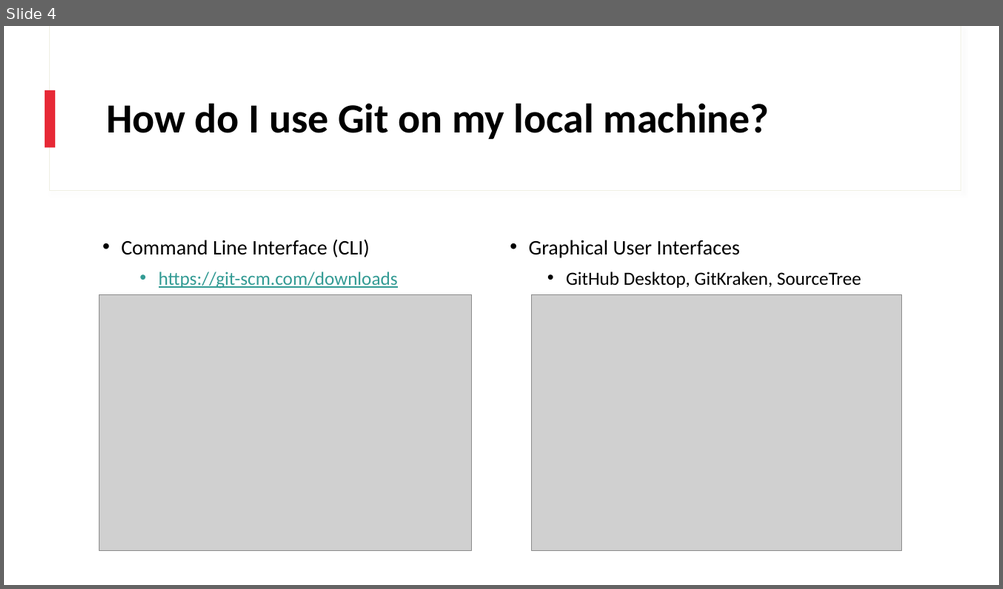
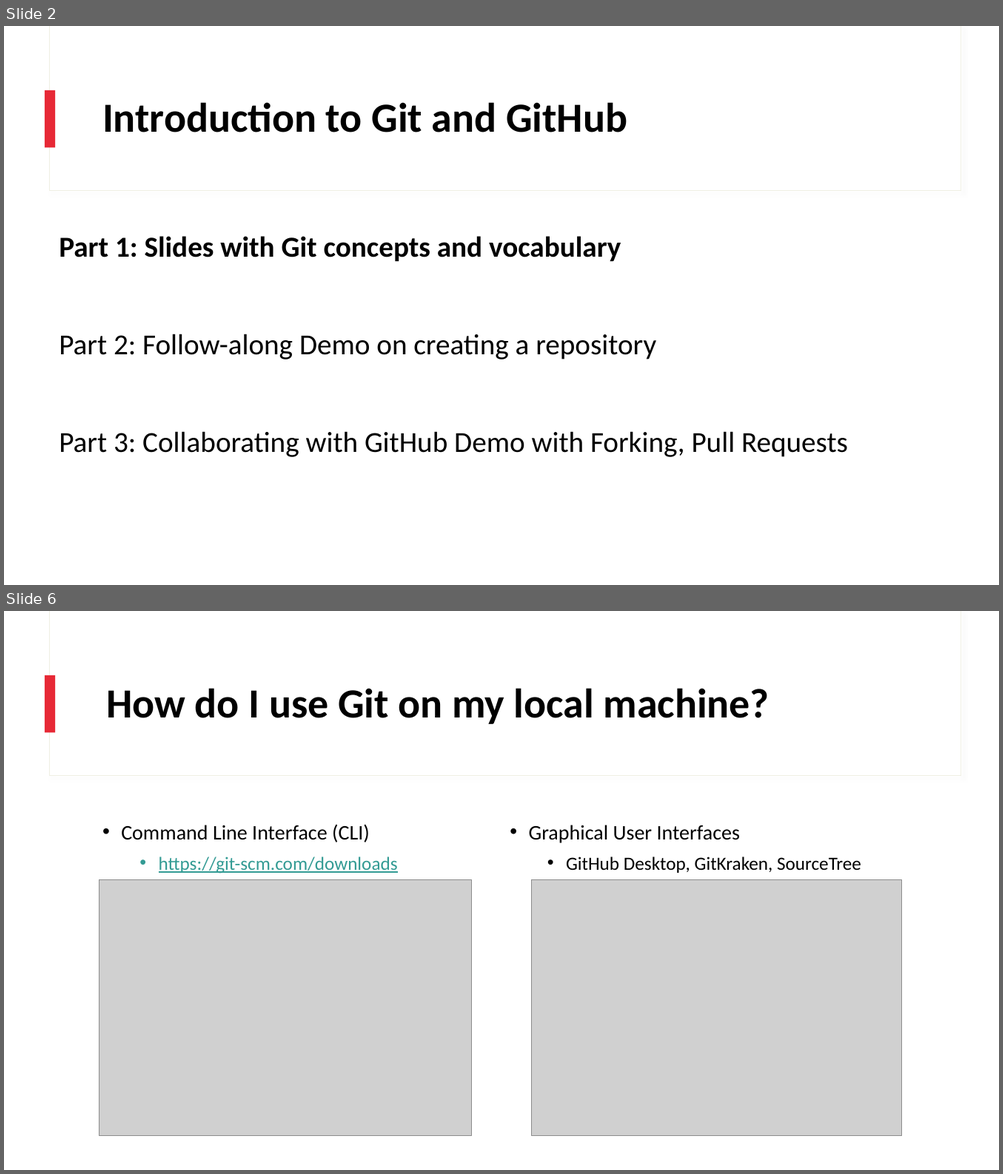
Before and after one commit to ncsu-geoforall-lab/GIS714-assignments, a slide deck: IntroToGit/Slides/Introduction_to_Git_and_GitHub.pptx. Shown one above the other, each under a label of ours: slide 4 before the commit, slides 2 and 6 after it; the slides between them are not shown. The pictures are 1003x589 and 1003x1174 pixels, drawn with LibreOffice and Linux fonts; fonts in the diff are those of the drawing; grey boxes stand for pictures. Boxes give left, top, right and bottom in pixels: in the first picture for what was removed or moved away, otherwise in the second. Text is boxed around its words. In the diff, an @@ line names an element or a change of style, - is before the commit and + after.

Commit message:
Update Slides, add PR demo

```diff
--- a/IntroToGit/Slides/Introduction_to_Git_and_GitHub.pptx
+++ b/IntroToGit/Slides/Introduction_to_Git_and_GitHub.pptx
@@ slide 2 added at [4,26,999,585], background #FFFFFF; not listed: 3 template elements that a slide beside it also shows @@
@@ title added at [102,102,627,133], 40 pt, text #000000, bold @@
+Introduction to Git and GitHub
@@ text added at [59,236,848,457], 28 pt, text #000000 @@
+Part 1: Slides with Git concepts and vocabulary
+Part 2: Follow-along Demo on creating a repository
+Part 3: Collaborating with GitHub Demo with Forking, Pull Requests
@@ what was slide 4 is now slide 6 @@
```
Also in this commit, not shown: 2 slides changed, 2 other slides added, 16 other files.
